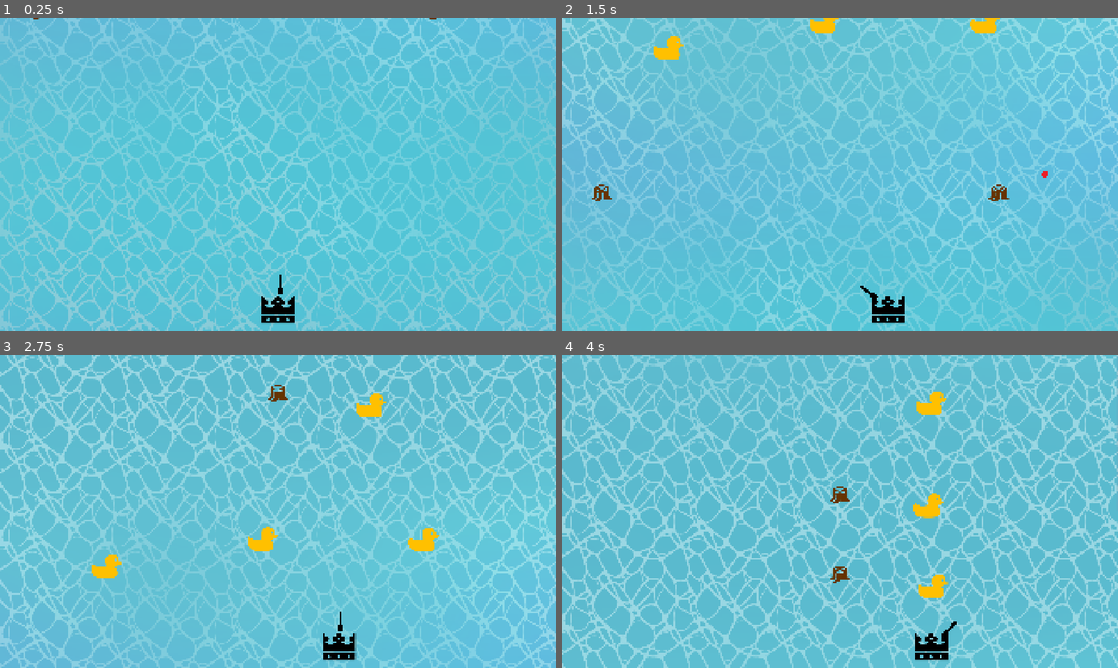
Above: before the commit, frames 1-4 (two rows, left to right).
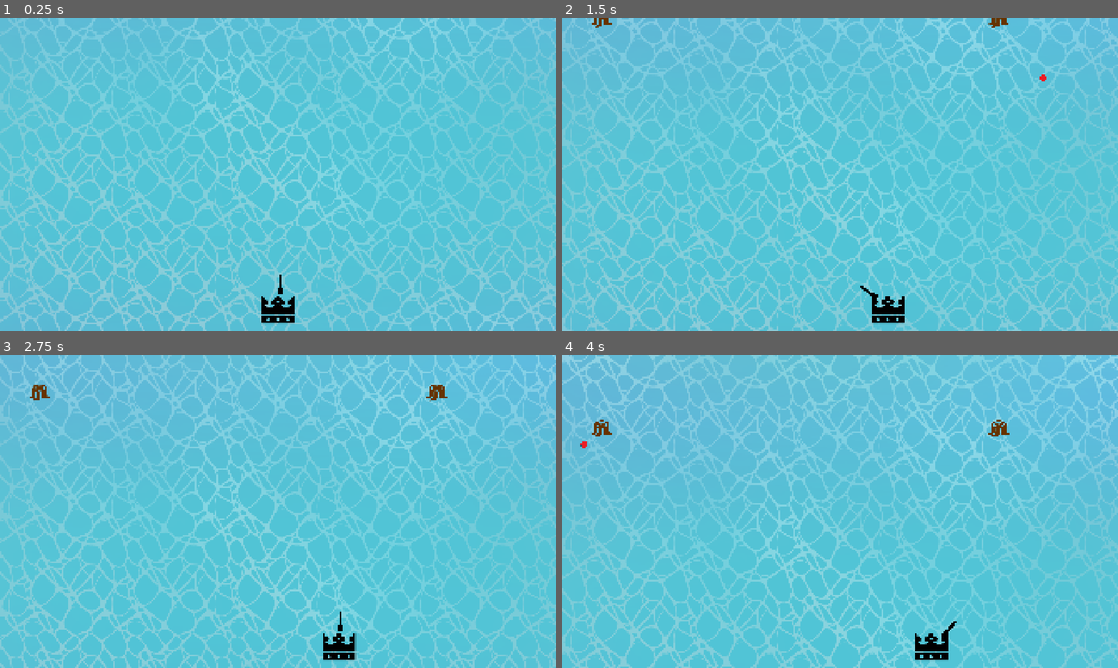
Above: after the commit, the same moments.

Repository: WraithXipher0nGit/Duck-Duck-Boom
Game: Godot game, scene res://scenes/world.tscn
The game is run twice, just before and just after one commit, with the same random seed, the same clock (stepped at 60 frames per second) and the same inputs. This scene is started directly instead of the project's main scene. The engine's default icon, where the game draws it, is replaced by a stand-in: a white triangle on a blue panel in a dark square.
Inputs (mouse positions are in pixels of both pictures, inside the frame that each line leads up to):
- Up to frame 1 (0.25 s): no input
- Up to frame 2 (1.5 s): move the mouse to (962, 158) at 0.52 s; hold D (Right) 0.53-1.28 s; click (962, 158) at 0.67 s; move the mouse to (728, 190) at 1.27 s; hold A (Left) from 1.28 s (still down)
- Up to frame 3 (2.75 s): move the mouse to (333, 442) at 2.02 s; release A (Left) at 2.03 s; hold D (Right) from 2.03 s (still down)
- Up to frame 4 (4 s): move the mouse to (812, 574) at 2.77 s; click (812, 574) at 2.92 s; move the mouse to (1006, 558) at 3.52 s; release D (Right) at 3.53 s; hold A (Left) from 3.53 s (still down)

The runs differ from the first frame. In frame 1, 40% of the frame differs, in the area x 0-100%, y 0-100%; in frame 2, 36%; in frame 3, 39%; in frame 4, 42%.

Commit message:
finish collisions

Diff:
--- a/project.godot
+++ b/project.godot
@@ -65,5 +65,6 @@
 
 [rendering]
 
+textures/canvas_textures/default_texture_filter=2
 rendering_device/driver.windows="d3d12"
 renderer/rendering_method="mobile"
--- a/scenes/ducks/duck.tscn
+++ b/scenes/ducks/duck.tscn
@@ -1,19 +1,18 @@
 [gd_scene format=3 uid="uid://dq12gye11cy4i"]
 
 [ext_resource type="Script" uid="uid://b6da77emn510b" path="res://scripts/duck.gd" id="1_1jmxk"]
-[ext_resource type="Texture2D" uid="uid://c3gix4coeahis" path="res://dummies/sprites/duck.png" id="1_vac06"]
+[ext_resource type="Texture2D" uid="uid://bwheyopfrl2lq" path="res://assets/sprites/Duck Sprites_Muppet.png" id="2_1jmxk"]
 
 [sub_resource type="CircleShape2D" id="CircleShape2D_1jmxk"]
-radius = 77.54031
+radius = 49.56309
 
 [node name="Duck" type="Area2D" unique_id=2058928155]
-scale = Vector2(0.5, 0.5)
 collision_layer = 2
 collision_mask = 8
 script = ExtResource("1_1jmxk")
 
 [node name="Sprite2D" type="Sprite2D" parent="." unique_id=1903769529]
-texture = ExtResource("1_vac06")
+texture = ExtResource("2_1jmxk")
 
 [node name="CollisionShape2D" type="CollisionShape2D" parent="." unique_id=811777700]
 position = Vector2(-0.5, 2.5)
--- a/scenes/player/player.tscn
+++ b/scenes/player/player.tscn
@@ -12,38 +12,38 @@
 [node name="Player" type="CharacterBody2D" unique_id=232877882]
 script = ExtResource("1_p47bc")
 
-[node name="Player_Sprite" type="Sprite2D" parent="." unique_id=830282126]
-position = Vector2(9.536743e-07, 9.536743e-07)
-scale = Vector2(0.62890625, 0.62890625)
-texture = ExtResource("2_75vfm")
-
 [node name="Hitbox" type="Area2D" parent="." unique_id=340450864]
 
 [node name="CollisionShape2D" type="CollisionShape2D" parent="Hitbox" unique_id=1215587459]
 position = Vector2(0, 10)
 shape = SubResource("RectangleShape2D_onrkg")
 
-[node name="Node2D" type="Node2D" parent="." unique_id=297626160]
+[node name="Sprites" type="Node2D" parent="." unique_id=748939521]
+
+[node name="Node2D" type="Node2D" parent="Sprites" unique_id=297626160]
 position = Vector2(5.684342e-14, 5.684342e-14)
 scale = Vector2(0.99999994, 0.99999994)
 script = ExtResource("3_0owmy")
 bullet = ExtResource("4_qek5x")
 
-[node name="Placeholder" type="Node2D" parent="Node2D" unique_id=727634846]
+[node name="Placeholder" type="Node2D" parent="Sprites/Node2D" unique_id=727634846]
 
-[node name="Sprite2D" type="Sprite2D" parent="Node2D/Placeholder" unique_id=848432851]
+[node name="Weapon_Shaft_Sprite" type="Sprite2D" parent="Sprites/Node2D/Placeholder" unique_id=848432851]
 modulate = Color(0, 0, 0, 1)
 position = Vector2(93.00001, 8.000001)
 scale = Vector2(0.45312497, 0.078125)
 texture = ExtResource("5_5gtgg")
 
-[node name="Sprite2d" type="Sprite2D" parent="Node2D/Placeholder" unique_id=1019748624]
+[node name="Weapon_Base_Sprite" type="Sprite2D" parent="Sprites/Node2D/Placeholder" unique_id=1019748624]
 modulate = Color(0, 0, 0, 1)
 position = Vector2(62.399998, 8.499999)
 scale = Vector2(0.17812498, 0.1484375)
 texture = ExtResource("5_5gtgg")
 
-[node name="Marker2D" type="Marker2D" parent="Node2D" unique_id=1271051275]
+[node name="Marker2D" type="Marker2D" parent="Sprites/Node2D" unique_id=1271051275]
 position = Vector2(121, 9)
 
-[connection signal="area_entered" from="Hitbox" to="." method="_on_area_entered"]
+[node name="Player_Sprite" type="Sprite2D" parent="Sprites" unique_id=830282126]
+position = Vector2(9.536743e-07, 9.536743e-07)
+scale = Vector2(0.62890625, 0.62890625)
+texture = ExtResource("2_75vfm")
--- a/scenes/world.tscn
+++ b/scenes/world.tscn
@@ -1,17 +1,14 @@
 [gd_scene format=3 uid="uid://sg0v6c1kjp0n"]
 
 [ext_resource type="Script" uid="uid://33wcv44eoc31" path="res://scripts/spawner.gd" id="1_nnsk1"]
-[ext_resource type="Script" uid="uid://tyrgubmwj7n7" path="res://scripts/camera_scroll.gd" id="2_k0juu"]
 [ext_resource type="PackedScene" uid="uid://b7g0j6bnu20v7" path="res://scenes/player/player.tscn" id="3_71j4m"]
+[ext_resource type="Script" uid="uid://dssvulgta1kge" path="res://scripts/camera_shake.gd" id="3_i7141"]
 [ext_resource type="Script" uid="uid://bg0aymiusnh1u" path="res://scripts/spawn_grid.gd" id="4_qfnet"]
 [ext_resource type="PackedScene" uid="uid://bhh3uy7k03hgi" path="res://scenes/obstacles/obstacle.tscn" id="5_qfnet"]
 [ext_resource type="PackedScene" uid="uid://dq12gye11cy4i" path="res://scenes/ducks/duck.tscn" id="6_i7141"]
 [ext_resource type="Texture2D" uid="uid://r4nwarjbm1a6" path="res://assets/sprites/Water BG_V2.png" id="7_i7141"]
 
 [node name="World" type="Node2D" unique_id=1278491355]
-
-[node name="Camera2D" type="Camera2D" parent="." unique_id=2096979247]
-script = ExtResource("2_k0juu")
 
 [node name="SpawnGrid" type="Node2D" parent="." unique_id=1050416477]
 script = ExtResource("4_qfnet")
@@ -20,6 +17,13 @@
 
 [node name="Player" parent="." unique_id=232877882 instance=ExtResource("3_71j4m")]
 position = Vector2(0, 465)
+
+[node name="Camera2D" type="Camera2D" parent="Player" unique_id=2096979247]
+position = Vector2(0, -465)
+drag_horizontal_enabled = true
+drag_left_margin = 1.0
+drag_right_margin = 1.0
+script = ExtResource("3_i7141")
 
 [node name="Spawner" type="Node" parent="." unique_id=419916912]
 script = ExtResource("1_nnsk1")
--- a/scripts/boat_movement.gd
+++ b/scripts/boat_movement.gd
@@ -1,10 +1,15 @@
 extends CharacterBody2D
-@onready var sprite2D = $Sprite2D
+@onready var sprites = $Sprites
+@onready var hitbox: Area2D = $Hitbox
+@onready var camera: Camera2D = $Camera2D
 
 
 const SPEED = 300.0
 const JUMP_VELOCITY = -400.0
-@export var forward_speed = 500
+@export var forward_speed = 100
+@export var invulnerable_duration: float = 15.0
+
+var _is_invulnerable: bool = false
 
 
 func _physics_process(delta: float) -> void:
@@ -20,11 +25,31 @@
 	position.x = clampf(position.x, -960, 960)
 
 
+func _ready() -> void:
+	hitbox.area_entered.connect(_on_area_entered)
+
 
 func _on_area_entered(area: Area2D) -> void:
+	if _is_invulnerable:
+		return
 	if area.is_in_group("obstacles"):
-		EventBus.obstacle_collided
+		EventBus.obstacle_collided.emit(area)
 		print("obstacle collided")
 		area.queue_free()
+		camera.shake()
+		_start_invulnerability()
 	else:
 		pass
+
+
+func _start_invulnerability() -> void:
+	_is_invulnerable = true
+	var blink_tween = create_tween()
+	blink_tween.set_loops(int(invulnerable_duration / 0.2))
+	blink_tween.tween_property(sprites, "modulate:a", 0.3, 0.1)
+	blink_tween.tween_property(sprites, "modulate:a", 1.0, 0.1)
+
+	await get_tree().create_timer(invulnerable_duration).timeout
+
+	_is_invulnerable = false
+	sprites.modulate.a = 1.0
--- a/scripts/camera_scroll.gd
+++ /dev/null
@@ -1,6 +0,0 @@
-extends Camera2D
-
-@export var scroll_speed: float = 500.0
-
-func _process(delta):
-	global_position.y -= scroll_speed * delta
--- /dev/null
+++ b/scripts/camera_shake.gd
@@ -0,0 +1,38 @@
+extends Camera2D
+
+@export var target: NodePath
+@export var shake_intensity: float = 12.0
+@export var shake_duration: float = 0.3
+
+var _is_shaking: bool = false
+
+
+func _process(_delta: float) -> void:
+	var t = get_node_or_null(target)
+	if t:
+		global_position.y = t.global_position.y
+
+
+func shake(intensity: float = -1.0, duration: float = -1.0) -> void:
+	if _is_shaking:
+		return
+
+	# Use defaults if not specified
+	if intensity < 0:
+		intensity = shake_intensity
+	if duration < 0:
+		duration = shake_duration
+
+	_is_shaking = true
+	var elapsed = 0.0
+
+	while elapsed < duration:
+		offset = Vector2(
+			randf_range(-intensity, intensity),
+			randf_range(-intensity, intensity)
+		)
+		await get_tree().process_frame
+		elapsed += get_process_delta_time()
+
+	offset = Vector2.ZERO
+	_is_shaking = false
--- a/scripts/duck.gd
+++ b/scripts/duck.gd
@@ -83,15 +83,15 @@
 	var target_pos = grid.tile_to_world(new_row, new_col) + new_offset
 
 	if col_delta < 0:
+		sprite.flip_h = false
+	elif col_delta > 0:
 		sprite.flip_h = true
-	elif col_delta > 0:
-		sprite.flip_h = false
 	else:
 		var offset_dx = new_offset.x - _last_offset.x
 		if offset_dx < 0:
+			sprite.flip_h = false
+		elif offset_dx > 0:
 			sprite.flip_h = true
-		elif offset_dx > 0:
-			sprite.flip_h = false
 
 	_last_offset = new_offset
 
Not shown, added: assets/sprites/Duck Sprites_Muppet.png.import
Not shown, removed: scripts/camera_scroll.gd.uid
Not shown, added: scripts/camera_shake.gd.uid
